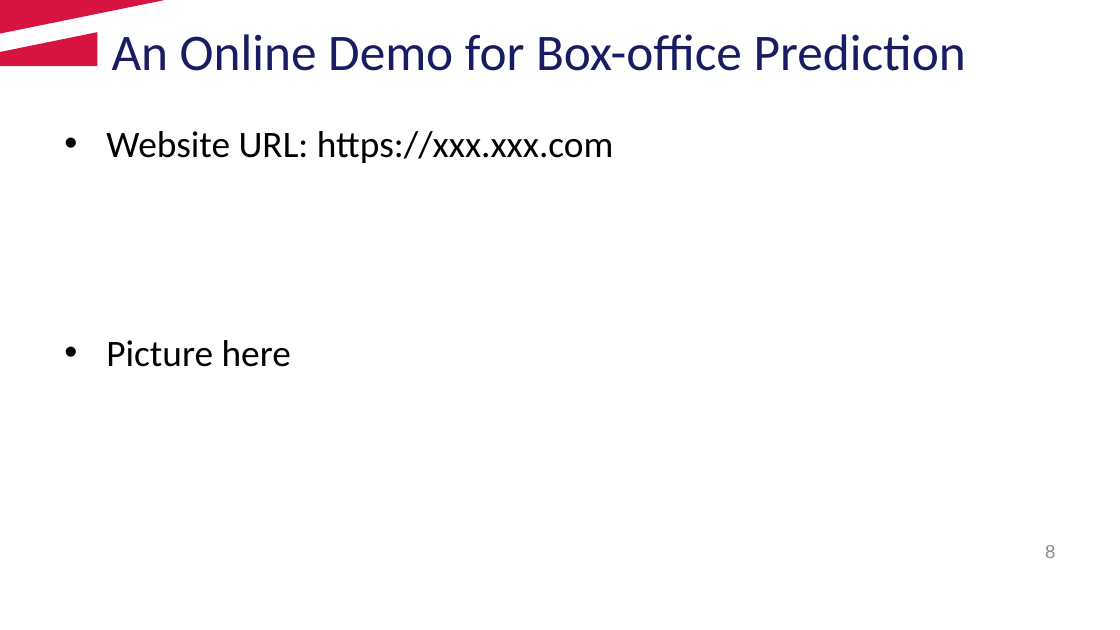
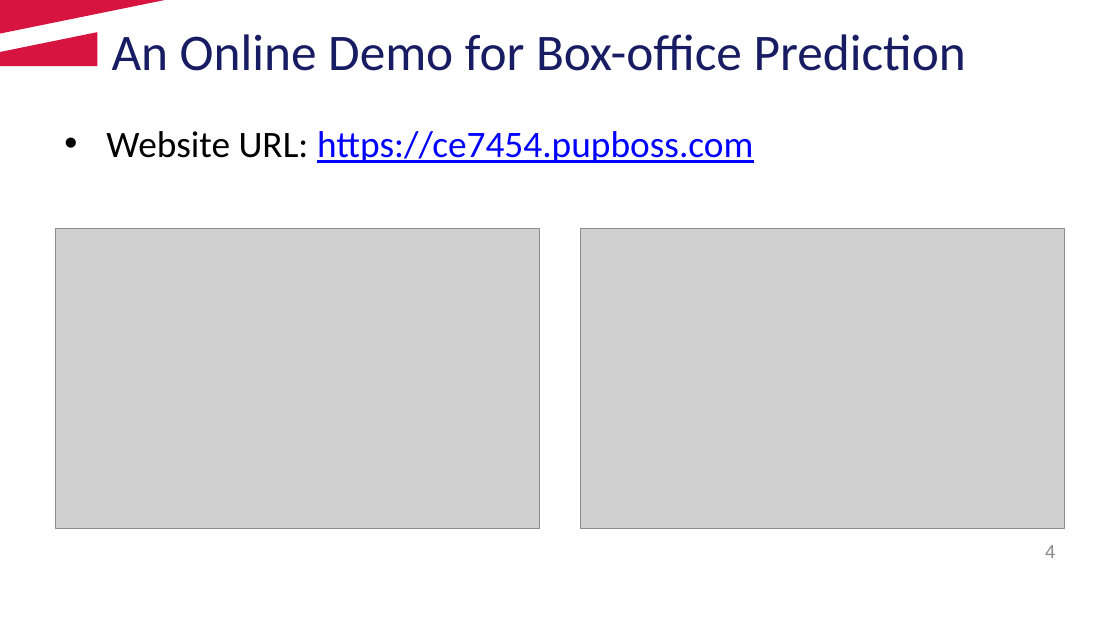
Before and after one commit to pupboss/CE7454-Project-Fall2019, a slide deck: slide 4 of notebook/slides.pptx (slide 8 before the commit). Drawn at 1120x630 pixels with LibreOffice and Linux fonts; fonts in the diff are those of the drawing; grey boxes stand for pictures; background and template pictures are left out. Boxes give left, top, right and bottom in pixels: in the first picture for what was removed or moved away, otherwise in the second. Text is boxed around its words. In the diff, an @@ line names an element or a change of style, - is before the commit and + after.

Commit message:
Updated slides

```diff
--- a/notebook/slides.pptx
+++ b/notebook/slides.pptx
@@ text at [106,131,753,163]: text changed; text colour #000000 to #0000FF @@
-• Website URL: https://xxx.xxx.com
-• Picture here
+• Website URL: https://ce7454.pupboss.com
@@ picture added at [55,229,539,528] @@
@@ picture added at [581,229,1065,528] @@
@@ page number at [1045,545,1055,558]: text changed @@
-8
+4
```
Also in this commit, not shown: 1 other slide changed.
